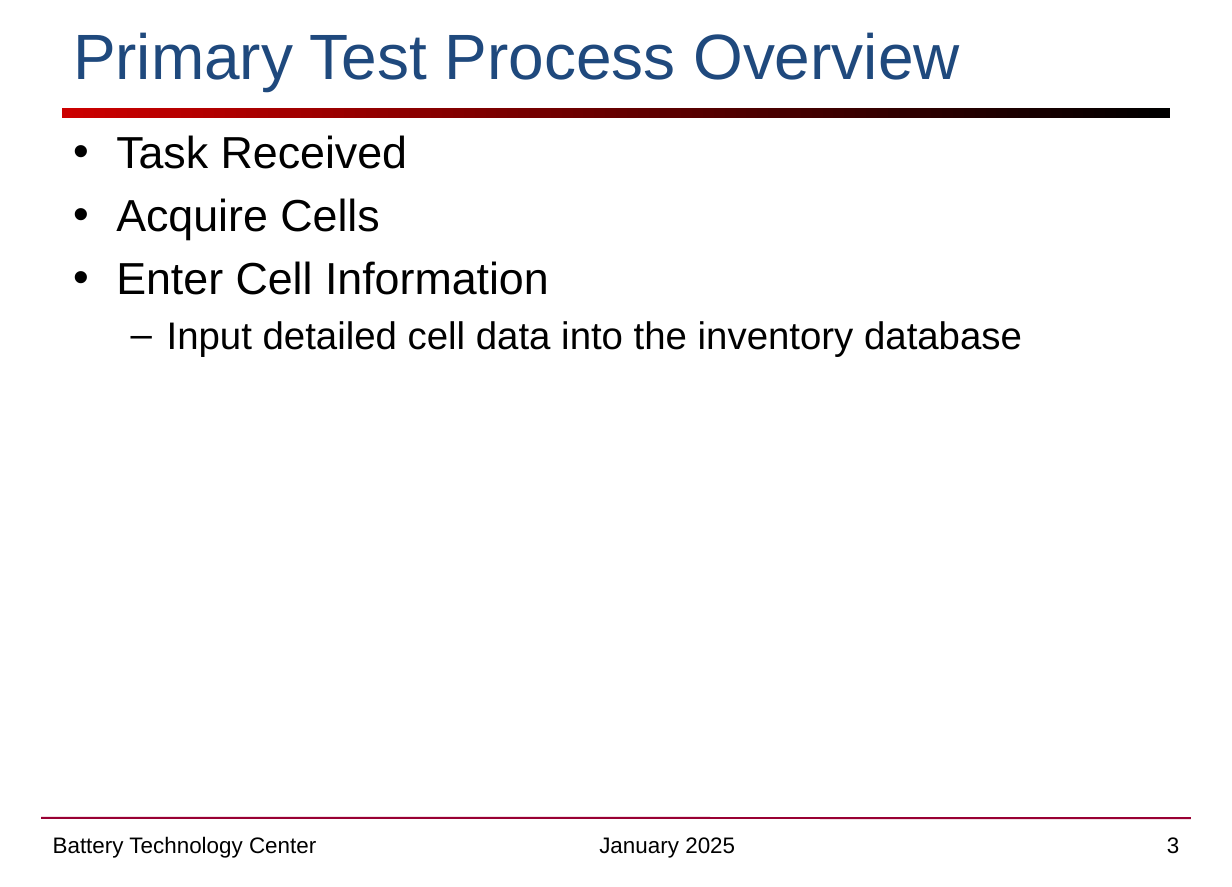
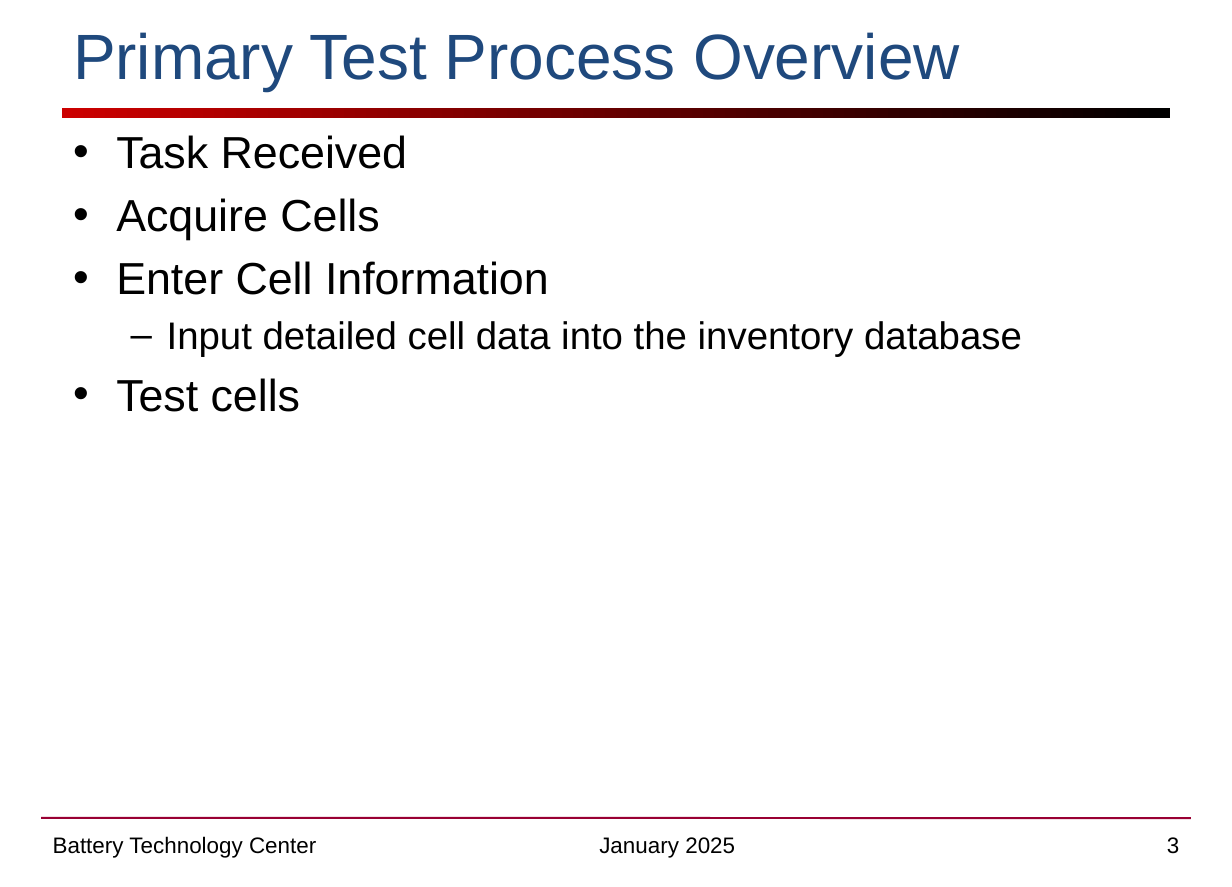
Before and after one commit to Fora1030/data-structures, a slide deck: slide 3 of 03. (FRA) BTC Software Programs - Update.pptx. Drawn at 1232x887 pixels with LibreOffice and Linux fonts; fonts in the diff are those of the drawing. Boxes give left, top, right and bottom in pixels: in the first picture for what was removed or moved away, otherwise in the second. Text is boxed around its words. In the diff, an @@ line names an element or a change of style, - is before the commit and + after.

```diff
--- a/03. (FRA) BTC Software Programs - Update.pptx
+++ b/03. (FRA) BTC Software Programs - Update.pptx
@@ text at (x1=116, y1=378, x2=300, y2=412): paragraph added @@
+• Test cells
```
Also in this commit, not shown: 1 other slide changed, 3 other files.
